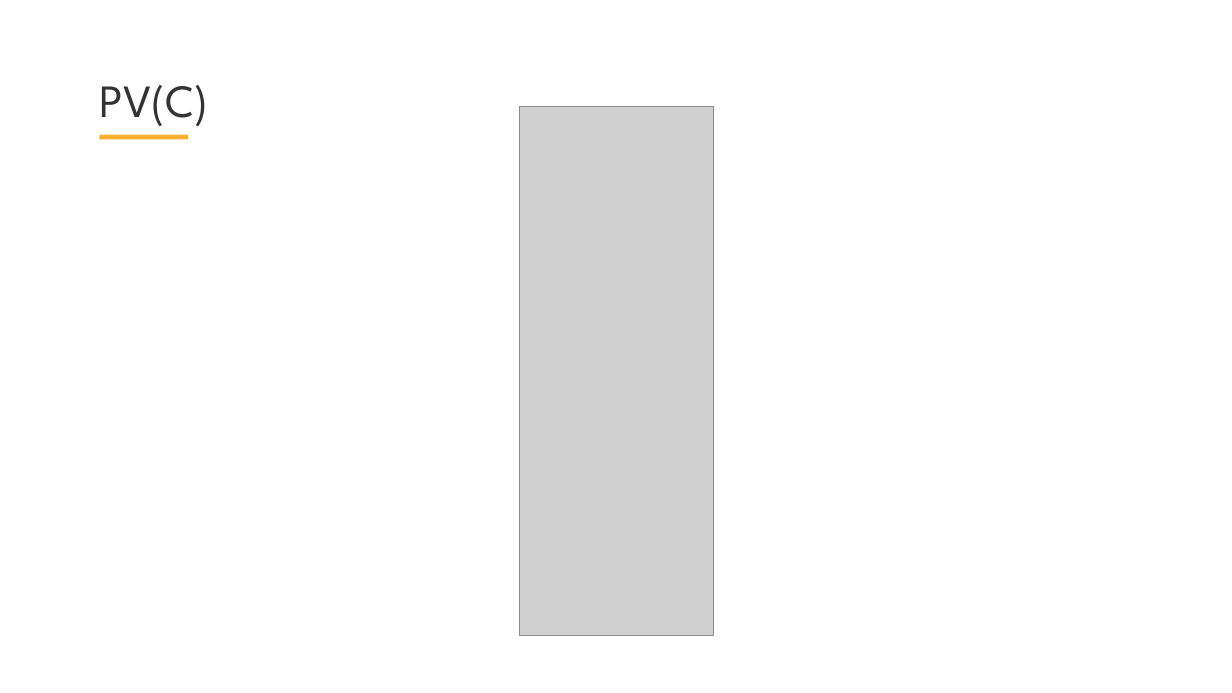
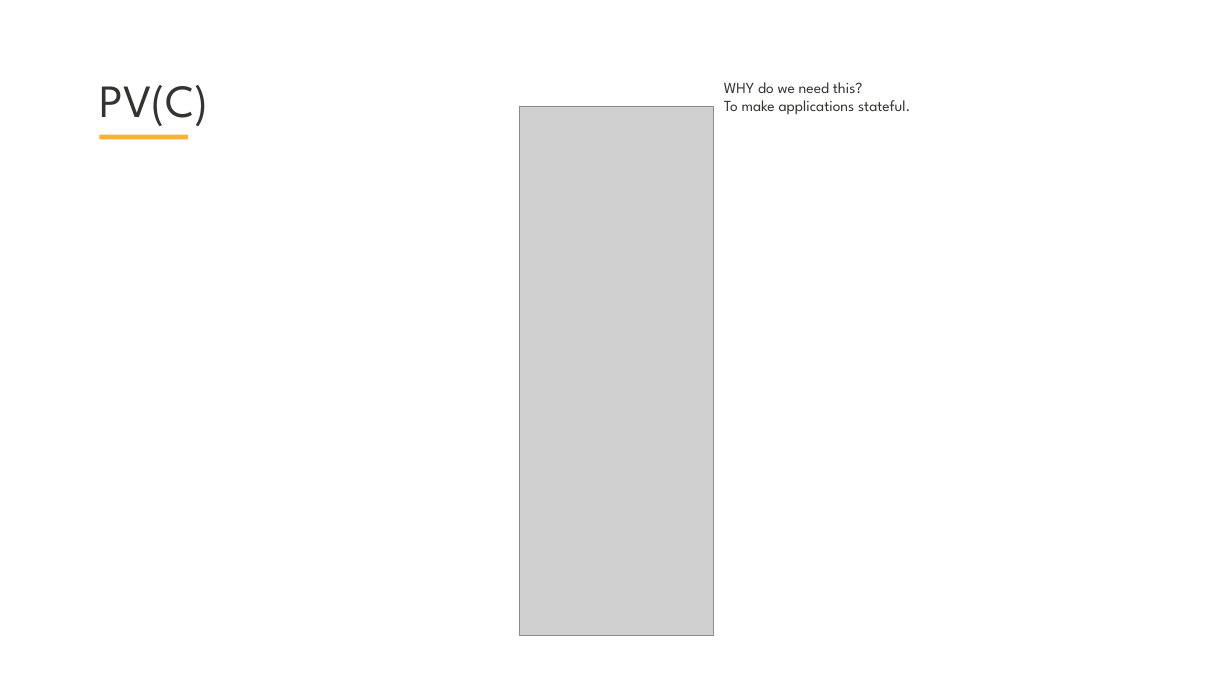
Before and after one commit to skabrits/DevOps-Workshop, a slide deck: slide 4 of Part II/Workshop-II.pptx. Drawn at 1232x693 pixels with LibreOffice and Linux fonts; fonts in the diff are those of the drawing; grey boxes stand for pictures; background and template pictures are left out. Boxes give left, top, right and bottom in pixels: in the first picture for what was removed or moved away, otherwise in the second. Text is boxed around its words. In the diff, an @@ line names an element or a change of style, - is before the commit and + after.

```diff
--- a/Part II/Workshop-II.pptx
+++ b/Part II/Workshop-II.pptx
@@ text added at [724,82,910,114], 18 pt, text #333332 @@
+WHY do we need this?
+To make applications stateful.
```
Also in this commit, not shown: 4 other slides changed, 5 slides added, 1 slide removed, 2 other files.
